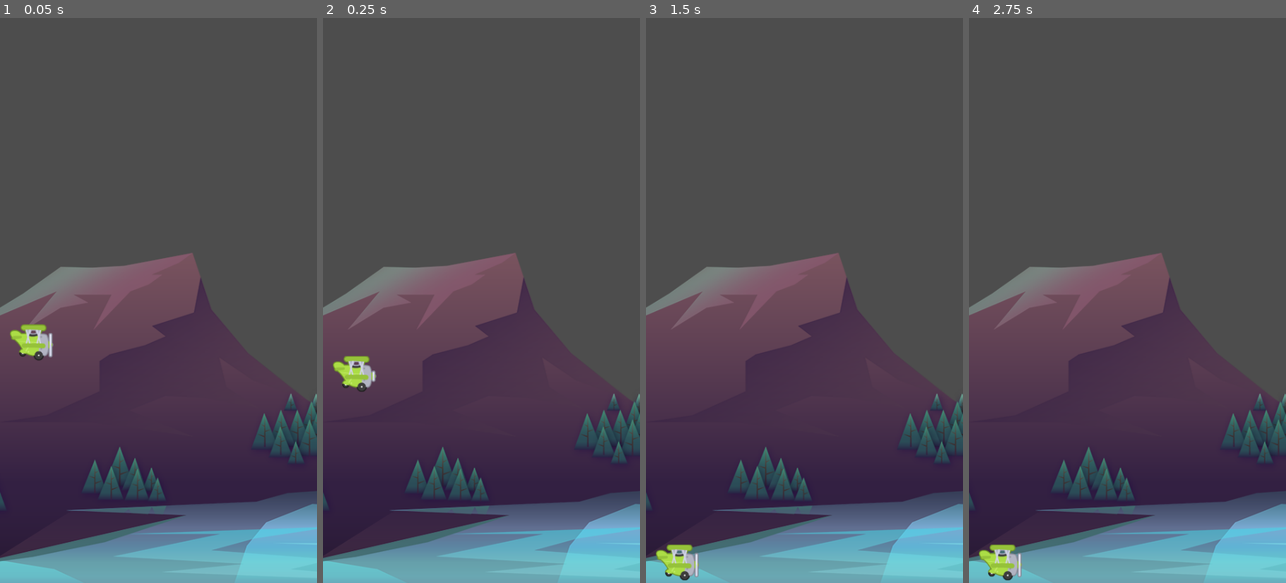
Above: before the commit, frames 1-4 (left to right).
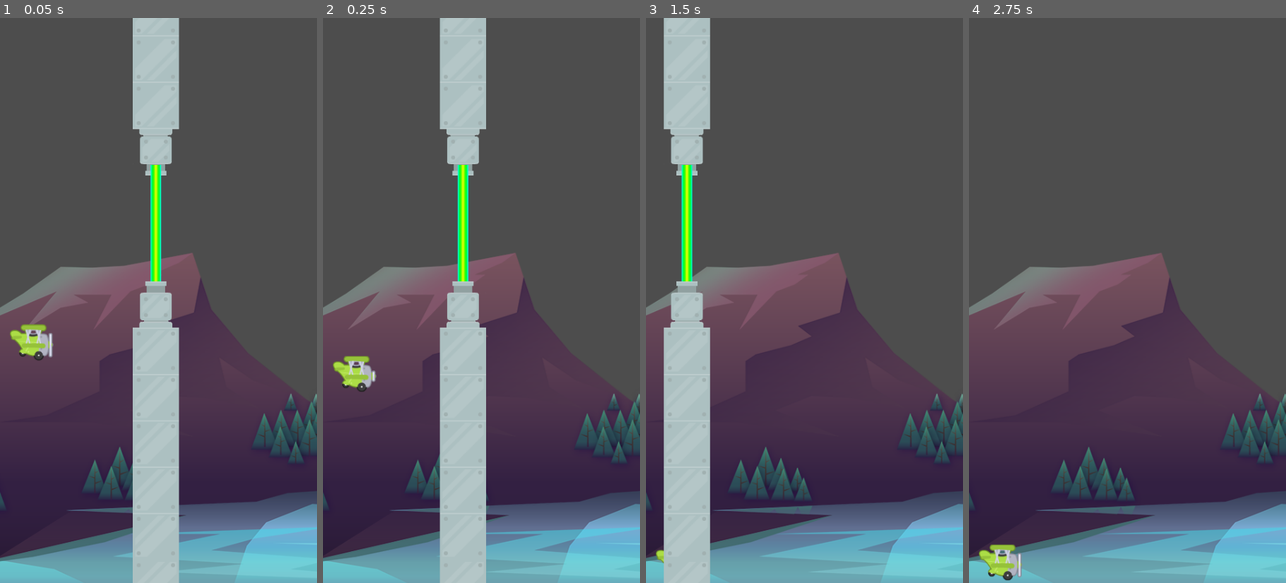
Above: after the commit, the same moments.

Repository: larryburd/TappyPlane
Game: Godot game, scene res://Scenes/Game/game.tscn
Two runs of this game, one before a commit and one after it. Both use one fixed random seed, a clock stepped at 60 frames per second and the inputs below. The project has no main scene, so this scene is started directly.
Inputs:
- Up to frame 1 (0.05 s): no input
- Up to frame 2 (0.25 s): no input
- Up to frame 3 (1.5 s): tap Space (fly) at 0.6, 1.35 s
- Up to frame 4 (2.75 s): tap Space (fly) at 2.1 s

The runs differ from the first frame. In frame 1, 12% of the frame differs, in the area x 41-57%, y 0-100%; in frame 2, 12%; in frame 3, 12%; in frame 4, nothing differs.

Commit message:
Added Pipes scene

Diff:
--- a/Scenes/Game/game.tscn
+++ b/Scenes/Game/game.tscn
@@ -1,8 +1,9 @@
-[gd_scene load_steps=4 format=3 uid="uid://b2yuwgab3kr1u"]
+[gd_scene load_steps=5 format=3 uid="uid://b2yuwgab3kr1u"]
 
 [ext_resource type="Texture2D" uid="uid://b4so13w6qak28" path="res://assets/background/rocks_2.png" id="1_2jtth"]
 [ext_resource type="PackedScene" uid="uid://cblgcj3h2perp" path="res://Scenes/Plane/plane.tscn" id="2_h15nm"]
 [ext_resource type="PackedScene" uid="uid://dk5l6swqkagdd" path="res://Scenes/Barrier/barrier.tscn" id="3_4pwuu"]
+[ext_resource type="PackedScene" uid="uid://dwog0hjeq6u8f" path="res://Scenes/Pipes/pipes.tscn" id="4_7pg68"]
 
 [node name="Game" type="Node2D"]
 
@@ -18,3 +19,6 @@
 
 [node name="Barrier2" parent="." instance=ExtResource("3_4pwuu")]
 position = Vector2(-3, -6)
+
+[node name="Pipes" parent="." instance=ExtResource("4_7pg68")]
+position = Vector2(242, 318)
--- /dev/null
+++ b/Scenes/Laser/laser.tscn
@@ -0,0 +1,16 @@
+[gd_scene load_steps=3 format=3 uid="uid://cd38d41x7xeiw"]
+
+[ext_resource type="Texture2D" uid="uid://plm8nyswcnw1" path="res://assets/pipes/laser2.png" id="1_mubx2"]
+
+[sub_resource type="RectangleShape2D" id="RectangleShape2D_ogqxv"]
+size = Vector2(5, 189)
+
+[node name="Laser" type="Area2D"]
+
+[node name="Sprite2D" type="Sprite2D" parent="."]
+scale = Vector2(1, 8)
+texture = ExtResource("1_mubx2")
+
+[node name="CollisionShape2D" type="CollisionShape2D" parent="."]
+position = Vector2(14, 0)
+shape = SubResource("RectangleShape2D_ogqxv")
--- /dev/null
+++ b/Scenes/Pipe/Pipe.tscn
@@ -0,0 +1,17 @@
+[gd_scene load_steps=3 format=3 uid="uid://bv36e45aofqgb"]
+
+[ext_resource type="Texture2D" uid="uid://drtnxqnnsd3dv" path="res://assets/pipes/pipe.png" id="1_8ieqf"]
+
+[sub_resource type="RectangleShape2D" id="RectangleShape2D_f2afm"]
+size = Vector2(70, 584)
+
+[node name="Pipe" type="Area2D"]
+
+[node name="Sprite2D" type="Sprite2D" parent="."]
+texture = ExtResource("1_8ieqf")
+centered = false
+offset = Vector2(-35, 2.08165e-12)
+
+[node name="CollisionShape2D" type="CollisionShape2D" parent="."]
+position = Vector2(0, 339)
+shape = SubResource("RectangleShape2D_f2afm")
--- /dev/null
+++ b/Scenes/Pipes/pipes.gd
@@ -0,0 +1,27 @@
+extends Node2D
+
+
+# Called when the node enters the scene tree for the first time.
+func _ready():
+	pass # Replace with function body.
+
+
+# Called every frame. 'delta' is the elapsed time since the previous frame.
+func _process(delta):
+	position.x -= delta * 120.0
+
+
+func _on_screen_exited():
+	queue_free()
+
+
+func _on_laser_body_exited(body):
+	if body.is_in_group("player"):
+		print("Point Scored")
+
+
+func _on_pipe_body_entered(body):
+	if body.is_in_group("player"):
+		print("Plane Dead: ", body)
+		if body.has_method("die"):
+			body.die()
--- /dev/null
+++ b/Scenes/Pipes/pipes.tscn
@@ -0,0 +1,25 @@
+[gd_scene load_steps=4 format=3 uid="uid://dwog0hjeq6u8f"]
+
+[ext_resource type="PackedScene" uid="uid://bv36e45aofqgb" path="res://Scenes/Pipe/Pipe.tscn" id="1_pq3ag"]
+[ext_resource type="Script" path="res://Scenes/Pipes/pipes.gd" id="1_pvnb5"]
+[ext_resource type="PackedScene" uid="uid://cd38d41x7xeiw" path="res://Scenes/Laser/laser.tscn" id="2_tcr8c"]
+
+[node name="Pipes" type="Node2D"]
+script = ExtResource("1_pvnb5")
+
+[node name="Upper" parent="." instance=ExtResource("1_pq3ag")]
+position = Vector2(2.08165e-12, -80)
+rotation = 3.14159
+
+[node name="Laser" parent="." instance=ExtResource("2_tcr8c")]
+
+[node name="Lower" parent="." instance=ExtResource("1_pq3ag")]
+position = Vector2(2.08165e-12, 80)
+
+[node name="VisibleOnScreenNotifier2D" type="VisibleOnScreenNotifier2D" parent="."]
+position = Vector2(111, 0)
+
+[connection signal="body_entered" from="Upper" to="." method="_on_pipe_body_entered"]
+[connection signal="body_exited" from="Laser" to="." method="_on_laser_body_exited"]
+[connection signal="body_entered" from="Lower" to="." method="_on_pipe_body_entered"]
+[connection signal="screen_exited" from="VisibleOnScreenNotifier2D" to="." method="_on_screen_exited"]
--- a/Scenes/Plane/plane.tscn
+++ b/Scenes/Plane/plane.tscn
@@ -35,6 +35,21 @@
 [sub_resource type="CircleShape2D" id="CircleShape2D_v30iq"]
 radius = 25.0
 
+[sub_resource type="Animation" id="Animation_yvs8r"]
+length = 0.001
+tracks/0/type = "value"
+tracks/0/imported = false
+tracks/0/enabled = true
+tracks/0/path = NodePath("AnimatedSprite2D:rotation")
+tracks/0/interp = 1
+tracks/0/loop_wrap = true
+tracks/0/keys = {
+"times": PackedFloat32Array(0),
+"transitions": PackedFloat32Array(1),
+"update": 0,
+"values": [3.48787e-16]
+}
+
 [sub_resource type="Animation" id="Animation_8c8gt"]
 resource_name = "power"
 length = 0.3
@@ -51,28 +66,13 @@
 "values": [3.48787e-16, -0.349066, 3.48787e-16]
 }
 
-[sub_resource type="Animation" id="Animation_yvs8r"]
-length = 0.001
-tracks/0/type = "value"
-tracks/0/imported = false
-tracks/0/enabled = true
-tracks/0/path = NodePath("AnimatedSprite2D:rotation")
-tracks/0/interp = 1
-tracks/0/loop_wrap = true
-tracks/0/keys = {
-"times": PackedFloat32Array(0),
-"transitions": PackedFloat32Array(1),
-"update": 0,
-"values": [3.48787e-16]
-}
-
 [sub_resource type="AnimationLibrary" id="AnimationLibrary_73xw3"]
 _data = {
 "RESET": SubResource("Animation_yvs8r"),
 "power": SubResource("Animation_8c8gt")
 }
 
-[node name="Plane" type="CharacterBody2D"]
+[node name="Plane" type="CharacterBody2D" groups=["player"]]
 script = ExtResource("1_1lkc5")
 
 [node name="AnimatedSprite2D" type="AnimatedSprite2D" parent="."]
